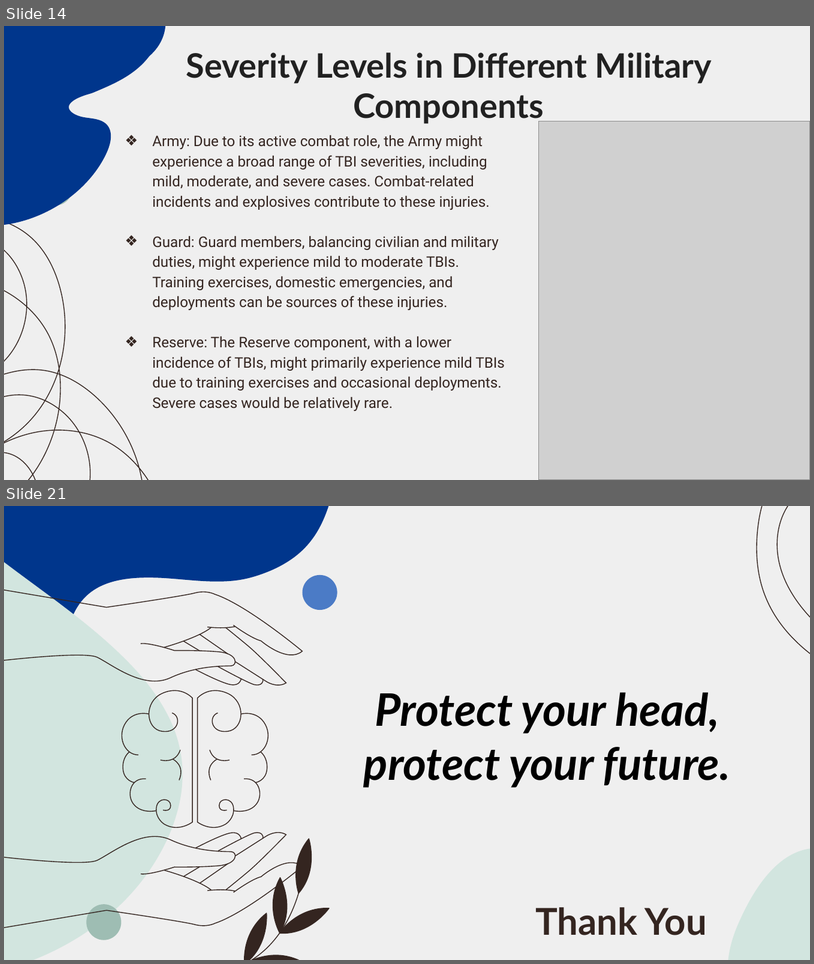
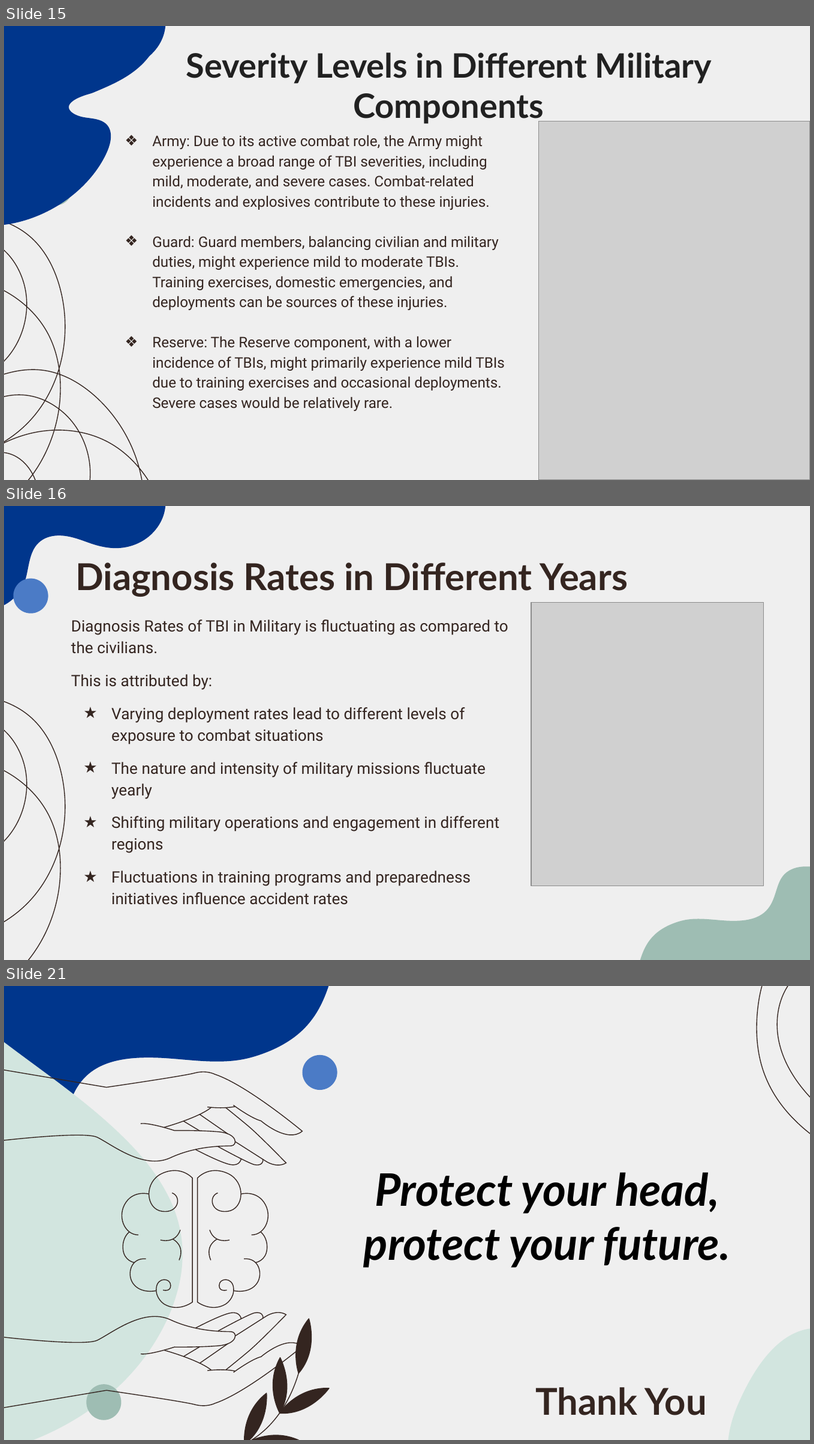
Before and after one commit to Chebet-Mercy/TBI-Traumatic-Brain-Injury, a slide deck: Traumatic Brain Injury.pptx. Shown one above the other, each under a label of ours: slides 14 and 21 before the commit, slides 15, 16 and 21 after it; the slides between them are not shown. The pictures are 814x964 and 814x1444 pixels, drawn with LibreOffice and Linux fonts; fonts in the diff are those of the drawing; grey boxes stand for pictures. Boxes give left, top, right and bottom in pixels: in the first picture for what was removed or moved away, otherwise in the second. Text is boxed around its words. In the diff, an @@ line names an element or a change of style, - is before the commit and + after.

```diff
--- a/Traumatic Brain Injury.pptx
+++ b/Traumatic Brain Injury.pptx
@@ slide 16 added at (4, 506, 810, 960), background #EFEFEF; not listed: 4 template elements that a slide beside it also shows @@
@@ title added at (75, 562, 628, 597), 33 pt, text #342520, bold @@
+Diagnosis Rates in Different Years
@@ picture added at (531, 602, 764, 885) @@
@@ text added at (71, 619, 509, 904), 14 pt, text #342520 @@
+Diagnosis Rates of TBI in Military is fluctuating as compared to the civilians.
+This is attributed by:
+★ Varying deployment rates lead to different levels of exposure to combat situations
+★ The nature and intensity of military missions fluctuate yearly
+★ Shifting military operations and engagement in different regions
+★ Fluctuations in training programs and preparedness initiatives influence accident rates
@@ what was slide 14 is now slide 15 @@
```
Also in this commit, not shown: 6 slides changed, 3 other slides added, 4 slides removed.
